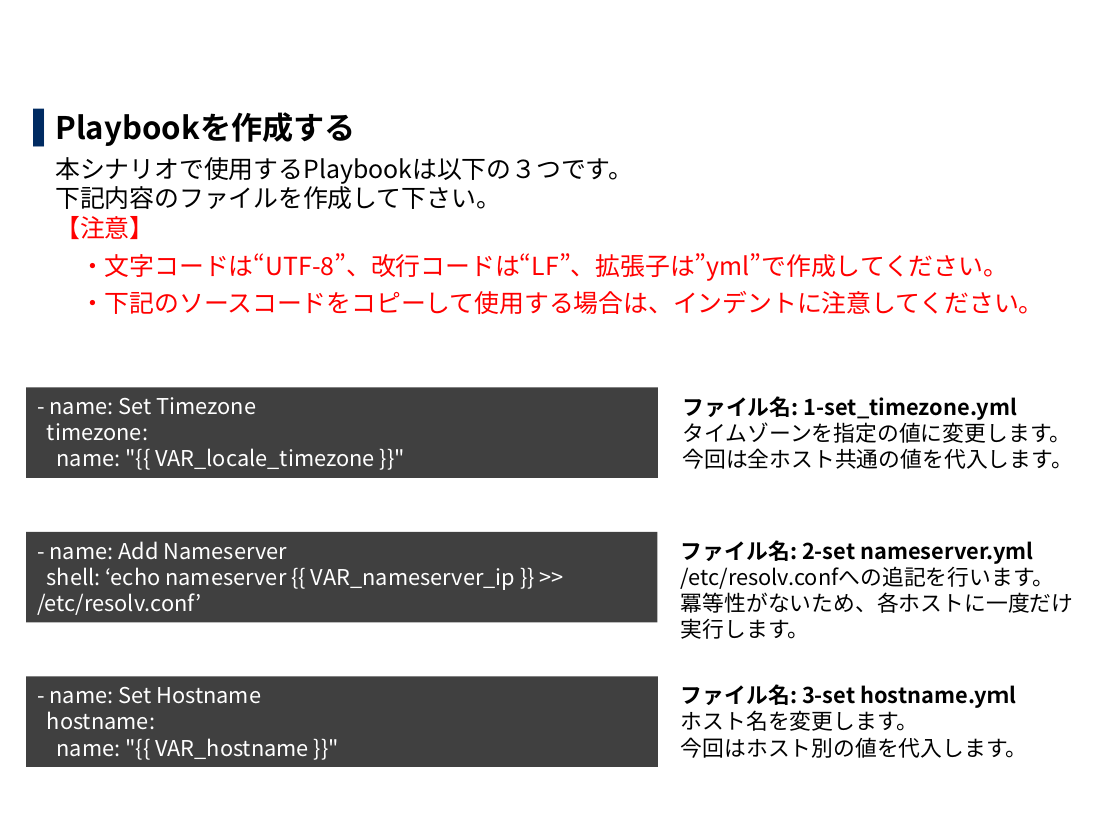
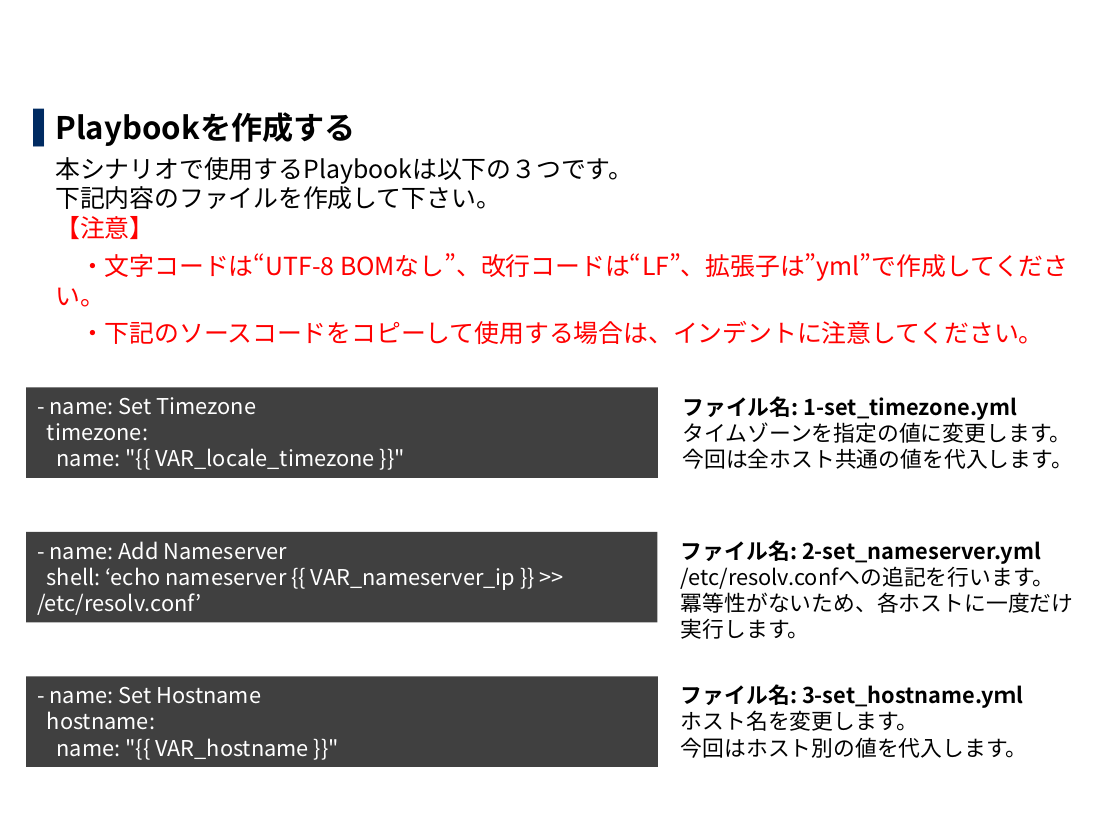
Before and after one commit to exastro-suite/it-automation-docs, a slide deck: slide 10 of asset/Learn_ja/ITA-hg-ps_practice_ja.pptx. Drawn at 1120x840 pixels with LibreOffice and Linux fonts; fonts in the diff are those of the drawing; background and template pictures are left out. Boxes give left, top, right and bottom in pixels: in the first picture for what was removed or moved away, otherwise in the second. Text is boxed around its words. In the diff, an @@ line names an element or a change of style, - is before the commit and + after.

```diff
--- a/asset/Learn_ja/ITA-hg-ps_practice_ja.pptx
+++ b/asset/Learn_ja/ITA-hg-ps_practice_ja.pptx
@@ text at bbox=[55, 253, 1069, 307]: text changed @@
-  ・文字コードは“UTF-8”、改行コードは“LF”、拡張子は”yml”で作成してください。
+  ・文字コードは“UTF-8 BOMなし”、改行コードは“LF”、拡張子は”yml”で作成してください。
@@ text at bbox=[681, 540, 1055, 589]: text changed; bold on @@
-ファイル名: 2-set nameserver.yml
-/etc/resolv.confへの追記を行います。
+ファイル名: 2-set_nameserver.yml
+/etc/resolv.confへの追記を行います。
@@ text at bbox=[681, 684, 1028, 758]: text changed @@
-ファイル名: 3-set hostname.yｍl
-ホスト名を変更します。
-今回はホスト別の値を代入します。
+ファイル名: 3-set_hostname.yｍl
+ホスト名を変更します。
+今回はホスト別の値を代入します。
```
Also in this commit, not shown: 13 other slides changed, 1 other file.
